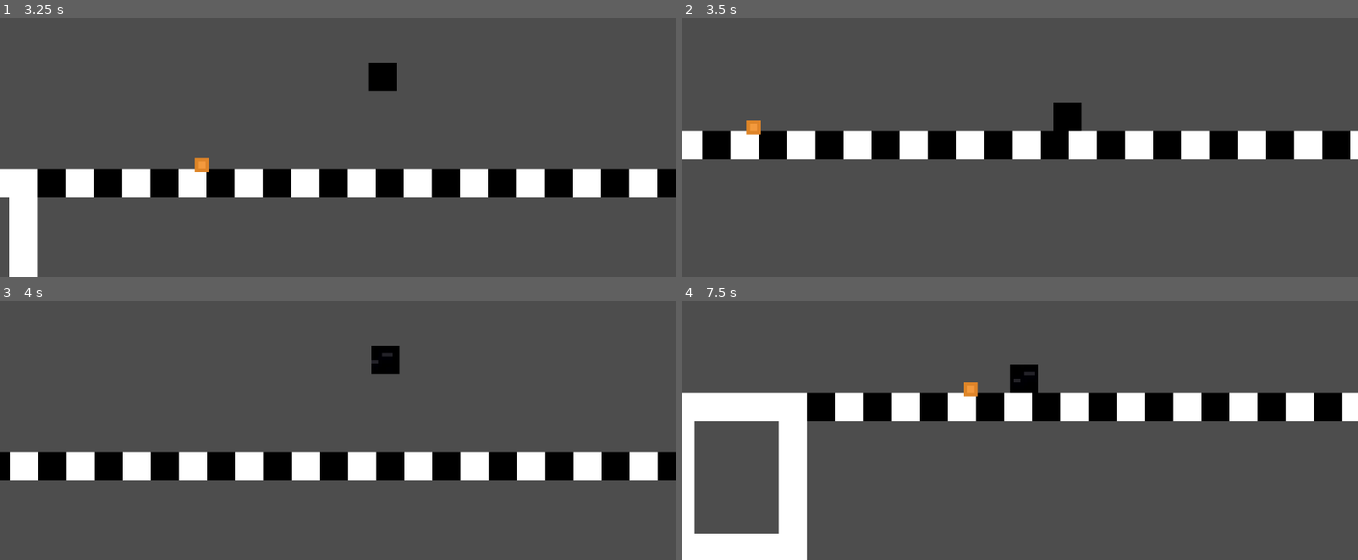
Above: before the commit, frames 1-4 (two rows, left to right).
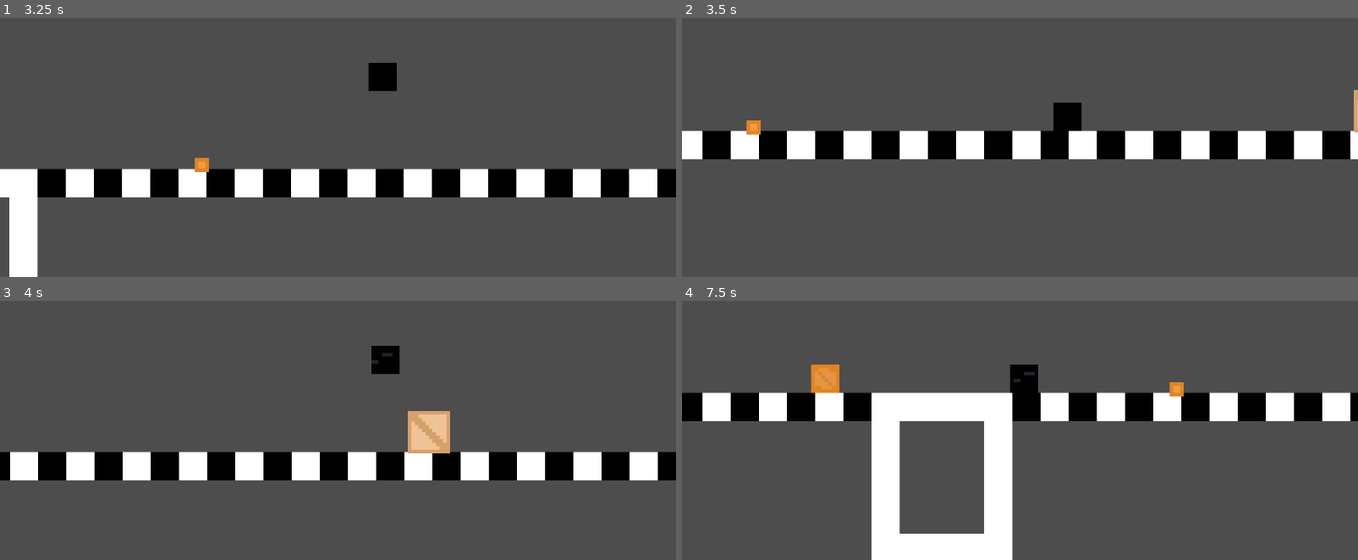
Above: after the commit, the same moments.

Repository: AzmainAhnaf/Speed-Jam-1
Game: Godot game, scene res://scenes/game.tscn
Two runs of this game, one before a commit and one after it. Both use one fixed random seed, a clock stepped at 60 frames per second and the inputs below.
Inputs:
- Up to frame 1 (3.25 s): hold D (Move_right) 0.53-2.03 s; tap Space (Jump) at 0.77, 1.52, 3.02 s; hold A (Move_left) 2.03-2.78 s; hold D (Move_right) from 2.78 s (still down)
- Up to frame 2 (3.5 s): keep holding D (Move_right)
- Up to frame 3 (4 s): keep holding D (Move_right); tap Space (Jump) at 3.77 s
- Up to frame 4 (7.5 s): release D (Move_right) at 4.28 s; hold A (Move_left) 4.28-5.03 s; tap Space (Jump) at 4.52, 6.02, 6.77 s; hold D (Move_right) 5.03-5.78 s; hold A (Move_left) 5.78-7.28 s; hold D (Move_right) from 7.28 s (still down)

Frame 1 is identical in both runs. In frame 2, 0.1% of the frame differs, in the area x 99-100%, y 27-45%; in frame 3, 1.0%; in frame 4, 18%, in the area x 0-100%, y 24-100%.

Commit message:
Implemented movable big box
bigger and heavier than box and small_box

Diff:
--- /dev/null
+++ b/scenes/big_box.tscn
@@ -0,0 +1,18 @@
+[gd_scene load_steps=4 format=3 uid="uid://b7u2hpgd0ijjs"]
+
+[ext_resource type="Texture2D" uid="uid://n37s40qers6y" path="res://assets/sprites/Big Box.jpeg" id="1_1h1rb"]
+[ext_resource type="Script" path="res://scripts/small_box.gd" id="1_86ni6"]
+
+[sub_resource type="RectangleShape2D" id="RectangleShape2D_uk0e2"]
+size = Vector2(12, 12)
+
+[node name="Big Box" type="RigidBody2D"]
+position = Vector2(11, 7)
+mass = 0.6
+script = ExtResource("1_86ni6")
+
+[node name="Sprite2D" type="Sprite2D" parent="."]
+texture = ExtResource("1_1h1rb")
+
+[node name="CollisionShape2D" type="CollisionShape2D" parent="."]
+shape = SubResource("RectangleShape2D_uk0e2")
--- a/scenes/game.tscn
+++ b/scenes/game.tscn
@@ -1,10 +1,11 @@
-[gd_scene load_steps=8 format=3 uid="uid://ccsgrrqmusfgb"]
+[gd_scene load_steps=9 format=3 uid="uid://ccsgrrqmusfgb"]
 
 [ext_resource type="Script" path="res://scripts/restart.gd" id="1_jek2o"]
 [ext_resource type="PackedScene" uid="uid://dbec3d5jx4ugc" path="res://scenes/player.tscn" id="1_uouon"]
 [ext_resource type="Texture2D" uid="uid://src50b5lkno5" path="res://assets/sprites/Tileset.png" id="2_vbvfb"]
 [ext_resource type="PackedScene" uid="uid://iimeofyns3k8" path="res://scenes/small_box.tscn" id="3_dsomg"]
 [ext_resource type="PackedScene" uid="uid://ckelbqcvomnd5" path="res://scenes/box.tscn" id="5_ab147"]
+[ext_resource type="PackedScene" uid="uid://b7u2hpgd0ijjs" path="res://scenes/big_box.tscn" id="6_5mqi7"]
 
 [sub_resource type="TileSetAtlasSource" id="TileSetAtlasSource_fhgqg"]
 resource_name = "white_tiles"
@@ -167,3 +168,6 @@
 
 [node name="Box" parent="." instance=ExtResource("5_ab147")]
 position = Vector2(137, 83)
+
+[node name="Big Box" parent="." instance=ExtResource("6_5mqi7")]
+position = Vector2(414, 81)
--- a/scenes/small_box.tscn
+++ b/scenes/small_box.tscn
@@ -6,7 +6,7 @@
 [sub_resource type="RectangleShape2D" id="RectangleShape2D_8nu7b"]
 size = Vector2(4, 4)
 
-[node name="RigidBody2D" type="RigidBody2D"]
+[node name="Small Box" type="RigidBody2D"]
 mass = 0.2
 script = ExtResource("1_8olgx")
 
--- a/scripts/player.gd
+++ b/scripts/player.gd
@@ -18,11 +18,7 @@
 		var collision = get_slide_collision(i)
 		var collider = collision.get_collider()
 		if collider is MovableBody:
-			print("Working...")
-			print(collision.get_normal())
 			collider.apply_central_impulse(-collision.get_normal() * PUSH)
-		else:
-			print("gojo")
 
 	# Handle jump.
 	if Input.is_action_just_pressed("Jump") and is_on_floor():
Binary file added: assets/sprites/Big Box.jpeg
Not shown, added: assets/sprites/Big Box.jpeg.import
